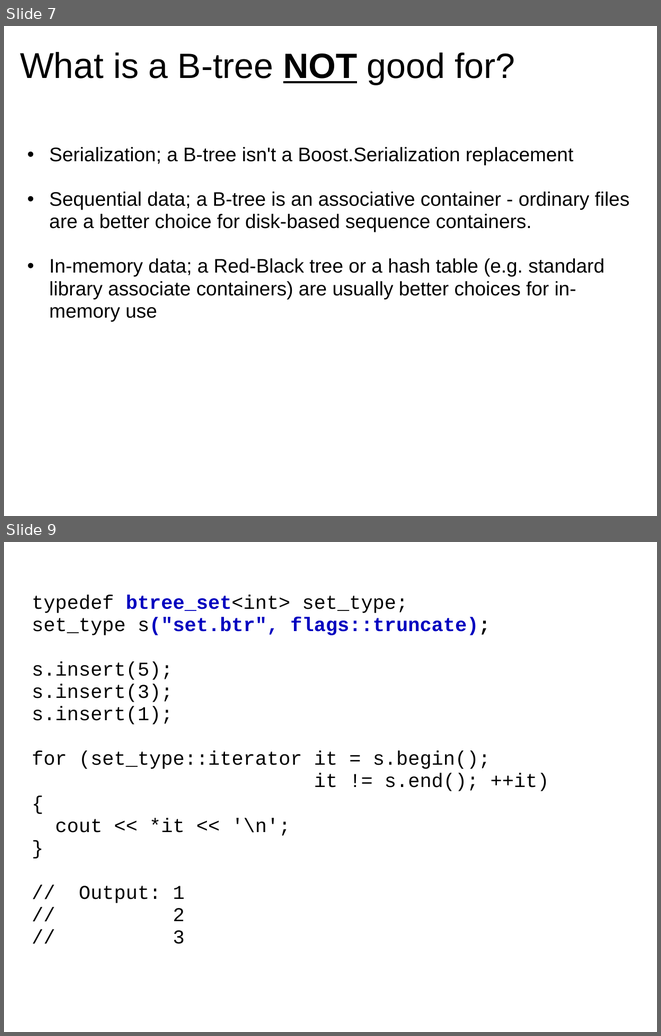
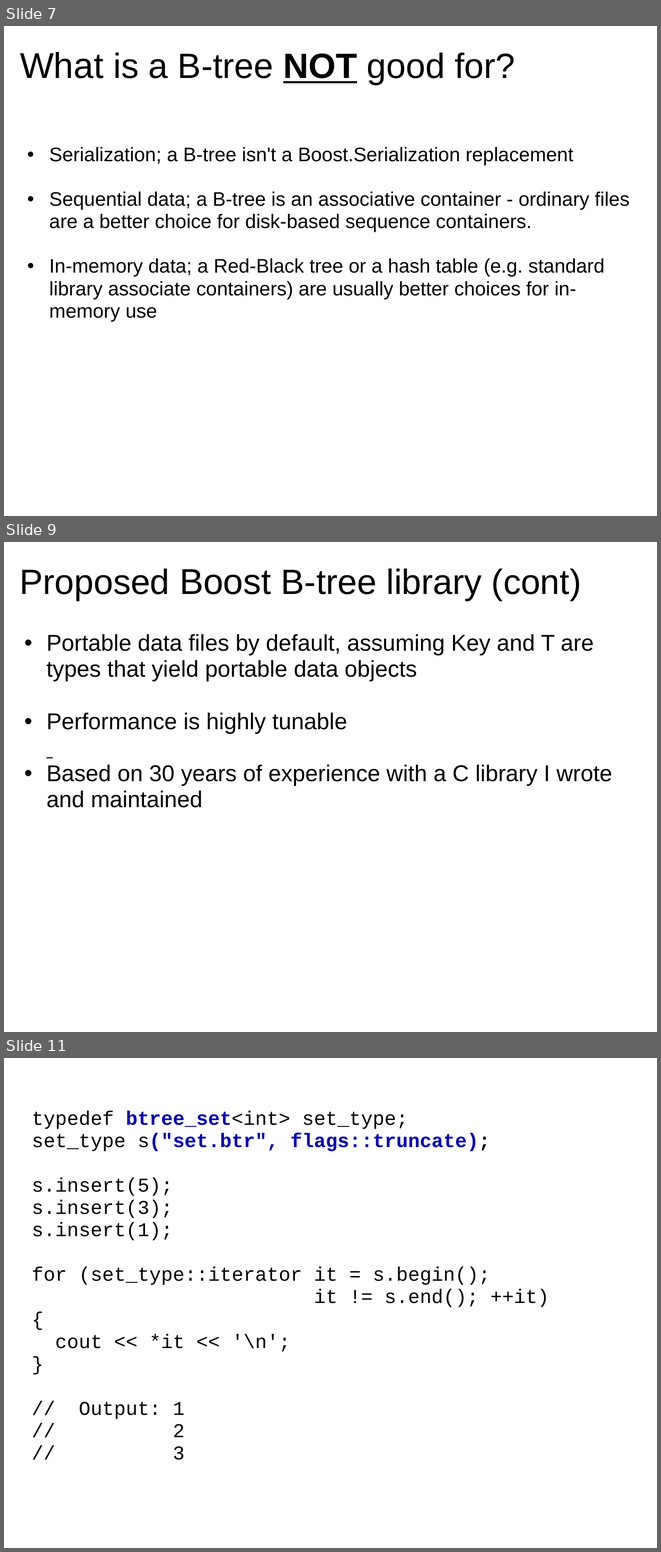
Before and after one commit to Beman/btree, a slide deck: libs/btree/doc/Proposed-B-tree-library.ppt. Shown one above the other, each under a label of ours: slides 7 and 9 before the commit, slides 7, 9 and 11 after it; the slides between them are not shown. The pictures are 661x1036 and 661x1552 pixels, drawn with LibreOffice and Linux fonts; fonts in the diff are those of the drawing; background and template pictures are left out. Boxes give left, top, right and bottom in pixels: in the first picture for what was removed or moved away, otherwise in the second. Text is boxed around its words. In the diff, an @@ line names an element or a change of style, - is before the commit and + after.

```diff
--- a/libs/btree/doc/Proposed-B-tree-library.ppt
+++ b/libs/btree/doc/Proposed-B-tree-library.ppt
@@ slide 9 added at (x1=4, y1=542, x2=657, y2=1032), background picture (left out) @@
@@ title added at (x1=19, y1=568, x2=581, y2=600), 43 pt, text #000000 @@
+Proposed Boost B-tree library (cont)
@@ text added at (x1=46, y1=634, x2=612, y2=808), 28 pt, text #000000 @@
+  • Portable data files by default, assuming Key and T are types that yield portable data objects
+  • Performance is highly tunable
+  • Based on 30 years of experience with a C library I wrote and maintained
@@ what was slide 9 is now slide 11 @@
```
Also in this commit, not shown: 5 slides changed, 2 other slides added.
